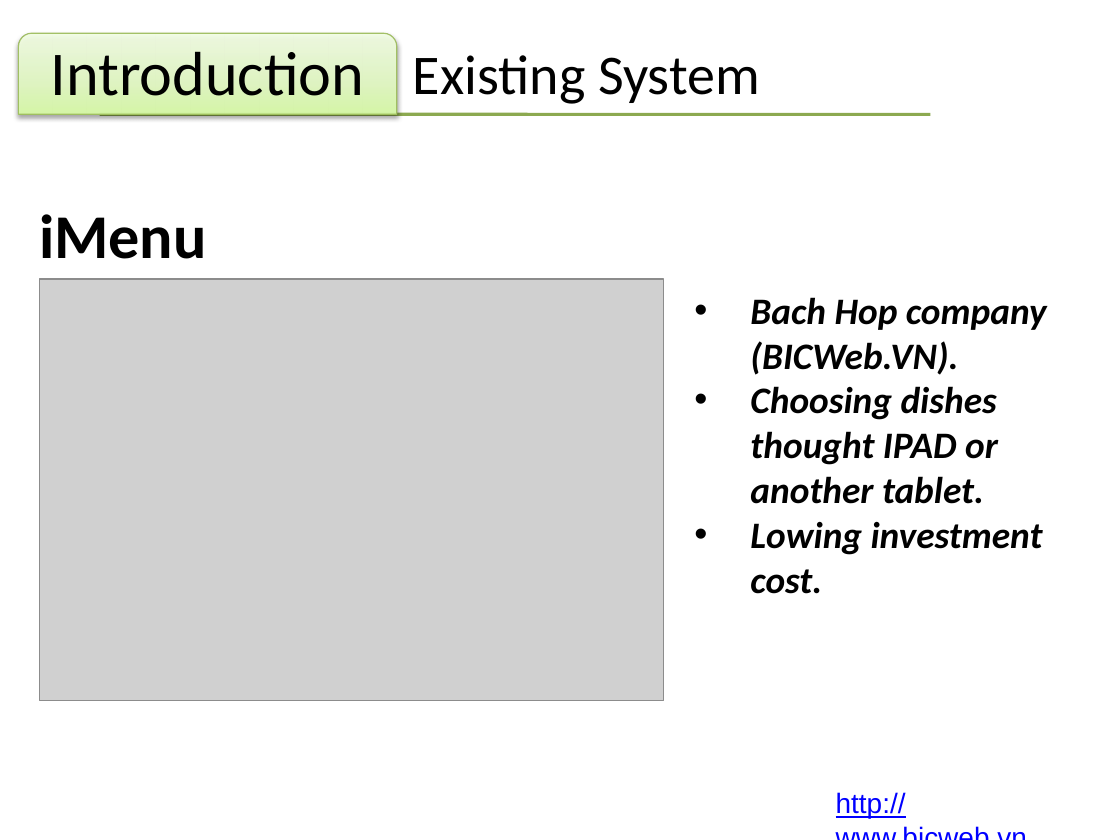
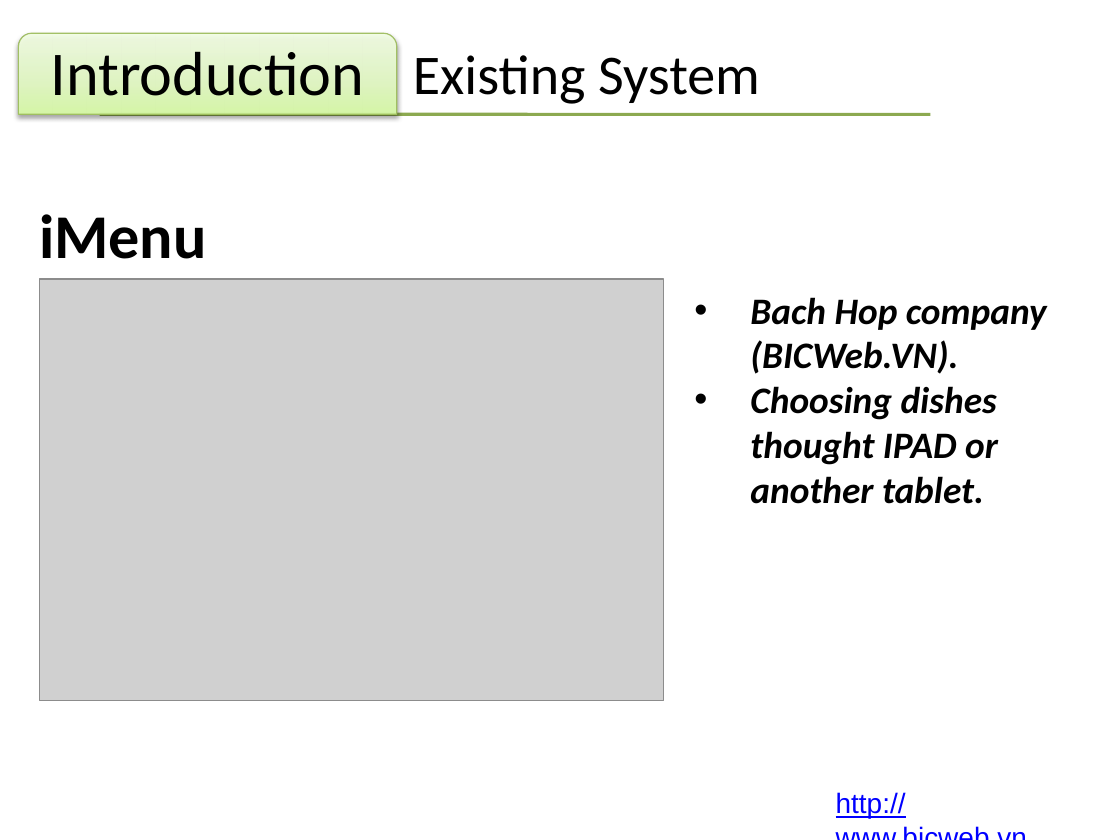
Before and after one commit to thanhlcm90/smart-menu-solution, a slide deck: slide 5 of Documents/Other Docs/SMS Group - Slide Thẩm định đồ án.pptx (slide 3 before the commit). Drawn at 1120x840 pixels with LibreOffice and Linux fonts; fonts in the diff are those of the drawing; grey boxes stand for pictures; background and template pictures are left out. Boxes give left, top, right and bottom in pixels: in the first picture for what was removed or moved away, otherwise in the second. Text is boxed around its words. In the diff, an @@ line names an element or a change of style, - is before the commit and + after.

```diff
--- a/Documents/Other Docs/SMS Group - Slide Thẩm định đồ án.pptx
+++ b/Documents/Other Docs/SMS Group - Slide Thẩm định đồ án.pptx
@@ text at [750,522,1043,594]: paragraph removed @@
-• Lowing investment cost.
```
Also in this commit, not shown: 3 other slides changed.
